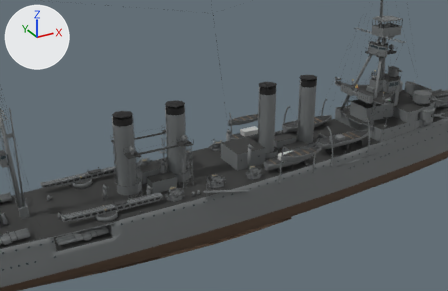
Renders of the Blender file assets/ships/omaha/generated/source.blend from each side of a commit.
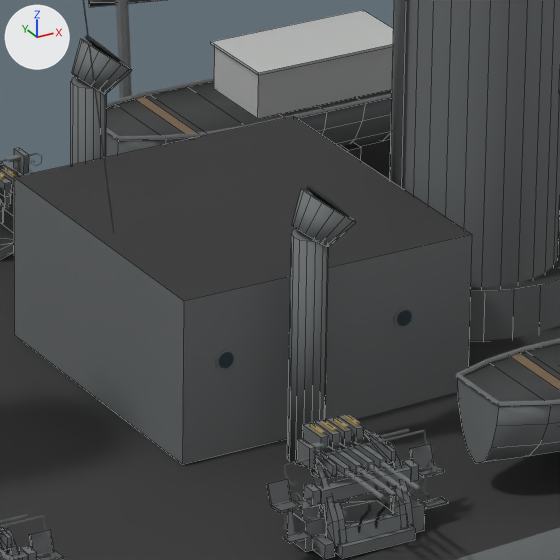
There are two pictures of each version: one from a 50 mm camera at (-46.8, -92.1, 56.8) aimed at (4.7, 1.4, 10.1), one close up on the part from 49% to 61% of the width and 43% to 62% of the height. Lighting does not change. The marker at upper left points along +X, +Y and +Z. The last two pictures show the newer version. The close-ups show mesh edges as thin lines.

The first close-up shows 'Blueprint lofted hull', 'Midships deckhouse', 'No. 2 funnel', 'No. 2 funnel boot', 'aa-quad-2.base.001', 'motor-boat-port.boat hull', 'motor-boat-port.canopy', 'motor-boat-port.canopy roof', 'motor-boat-starboard.boat hull', 'ventilators.cowl', 'ventilators.ventilator trunk', 'ventilators.ventilator trunk.001' and 93 more.
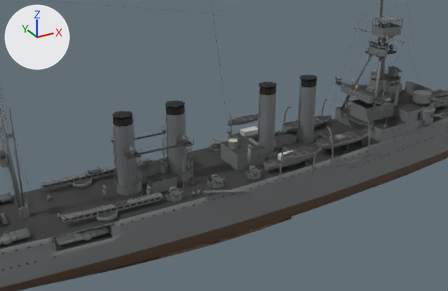
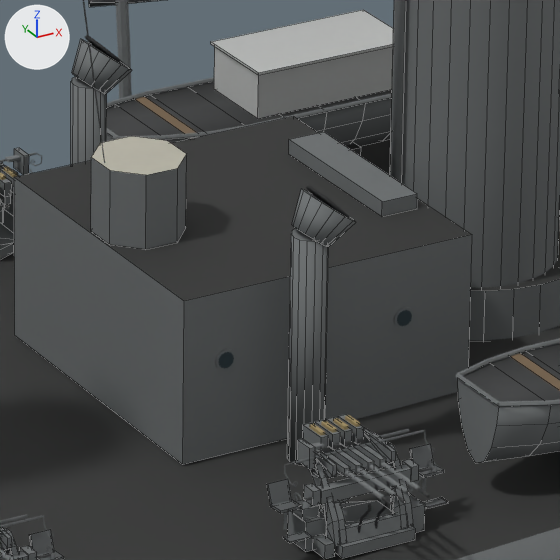
Commit message: Omaha: the midships deckhouse's ventilation trunk and skylight

Changed parts and their boxes [x1, y1, x2, y2] in the close-ups (560 x 560 px):
'midships-house-fittings.ventilation trunk', added: after [91, 136, 187, 249]
    faces in mat_omaha_naval: [91, 154, 187, 249]
    faces in mat_omaha_canvas: [91, 136, 186, 175]
'midships-house-fittings.skylight', added: after [289, 132, 417, 216]

What changed in the scene script:
```text
Add mat_omaha_canvas:
    mat_omaha_canvas = bpy.data.materials.new('Omaha canvas')
    # colours: light grey #c7c4b4
    # uses the picture img_omaha_1923_plain_v1_painted_steel_grain
Add me_midships_house_fittings_skylight:
    me_midships_house_fittings_skylight.from_pydata(...)  # a box spanning x -0.38..0.38, y -1.66..1.66, z -0.15..0.15
    me_midships_house_fittings_skylight.materials.append(mat_omaha_naval)
Add me_midships_house_fittings_ventilation_trunk:
    me_midships_house_fittings_ventilation_trunk.from_pydata(...)  # 16 vertices, 10 faces; spans x 4.97..6.56, y -0.85..0.85, z 9.98..11.45
    # faces by material slot: [9, 1]
    me_midships_house_fittings_ventilation_trunk.materials.append(mat_omaha_naval)
    me_midships_house_fittings_ventilation_trunk.materials.append(mat_omaha_canvas)
Add ob_midships_house_fittings_skylight:
    ob_midships_house_fittings_skylight = bpy.data.objects.new('midships-house-fittings.skylight', me_midships_house_fittings_skylight)
    ob_midships_house_fittings_skylight.location = (10.32, 0.0, 10.14)
Add ob_midships_house_fittings_ventilation_trunk:
    ob_midships_house_fittings_ventilation_trunk = bpy.data.objects.new('midships-house-fittings.ventilation trunk', me_midships_house_fittings_ventilation_trunk)
    ob_midships_house_fittings_ventilation_trunk.location = (0.0, 0.0, 0.0)
```
